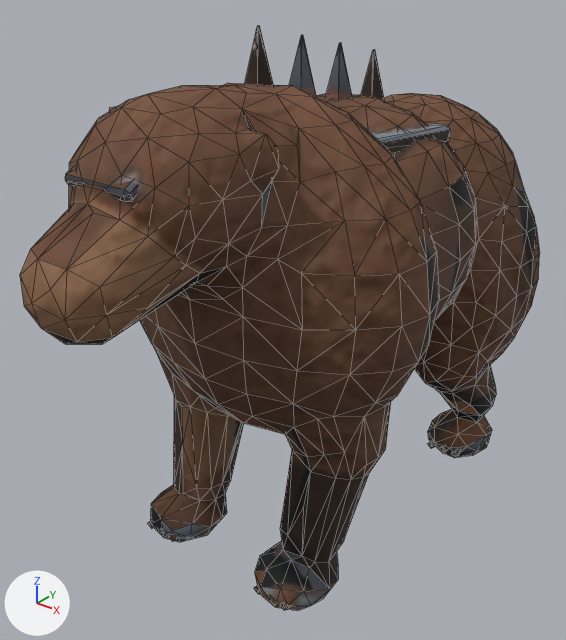
The glTF model assets/3d/monstres/bear.glb, before and after one commit.
Rendered twice from a 50 mm camera at (0.33, -0.456, 0.444) aimed at (-0.024, -0.014, 0.169). Arrows for +X, +Y and +Z are at lower left; the lights stay in place. The first picture is the older version. Mesh edges are drawn as thin lines. Vertices at exactly the same position are counted once.

Script lines for the objects in view, before the commit:
```python
me_ours_peau = bpy.data.meshes.new('ours_peau')
me_ours_peau.from_pydata(...)  # 1084 vertices, 2092 faces; spans x -0.13..0.13, y -0.25..0.295, z -0.002..0.396
me_ours_peau.materials.append(mat_peau)
ob_ours_peau = bpy.data.objects.new('ours_peau', me_ours_peau)
ob_ours_peau.location = (0.0, 0.0, 0.0)
```
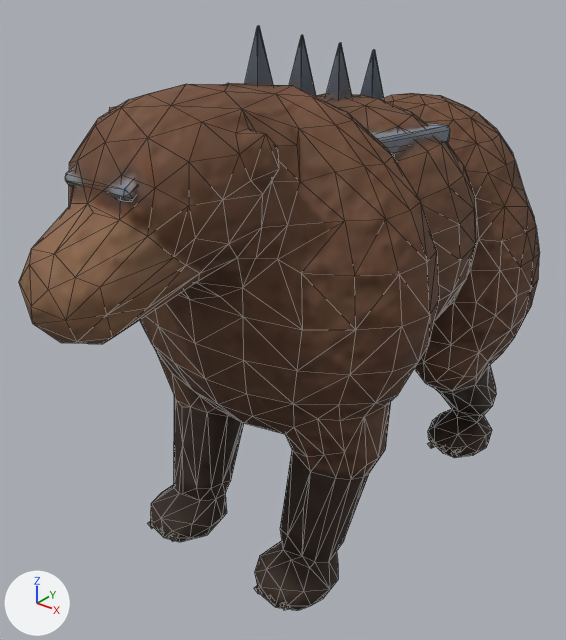
Boxes [x1, y1, x2, y2] around the edits, measured in the pictures (566 x 640 px; the box of a moved part takes in the faces that stretch with it):
'ours_peau', reshaped
    before: [20, 26, 540, 610]
    after: [19, 26, 540, 610]
part 1 of me_ours_peau, moved or reshaped
    before: [20, 83, 375, 452]
    after: [19, 83, 375, 452]
part 2 of me_ours_peau, surface changed
    both: [65, 26, 536, 610]

The change, as a list of edits to the scene's bpy script:
```text
Change me_ours_peau:
    where me_ours_peau.from_pydata(...)  # 1084 vertices, 2092 faces; spans x -0.13..0.13, y -0.25..0.295, z -0.002..0.396
    used by ob_ours_peau; location = (0.0, 0.0, 0.0)
    me_ours_peau part 1
    22 vertices are removed from x -0.018..0.087, y -0.25..-0.099, z 0.166..0.367
    84 faces are deleted
    6 vertices move from x -0.027..0.027, y -0.243..-0.093, z 0.245..0.365 to x -0.027..0.025, y -0.244..-0.095, z 0.246..0.365
    21 vertices are added at x -0.021..0.092, y -0.25..-0.095, z 0.162..0.368
    82 new faces join them
    me_ours_peau part 2: 1174 kept faces spanning x -0.13..0.13, y -0.237..0.292, z -0.002..0.396 get new texture (UV) coordinates
```
